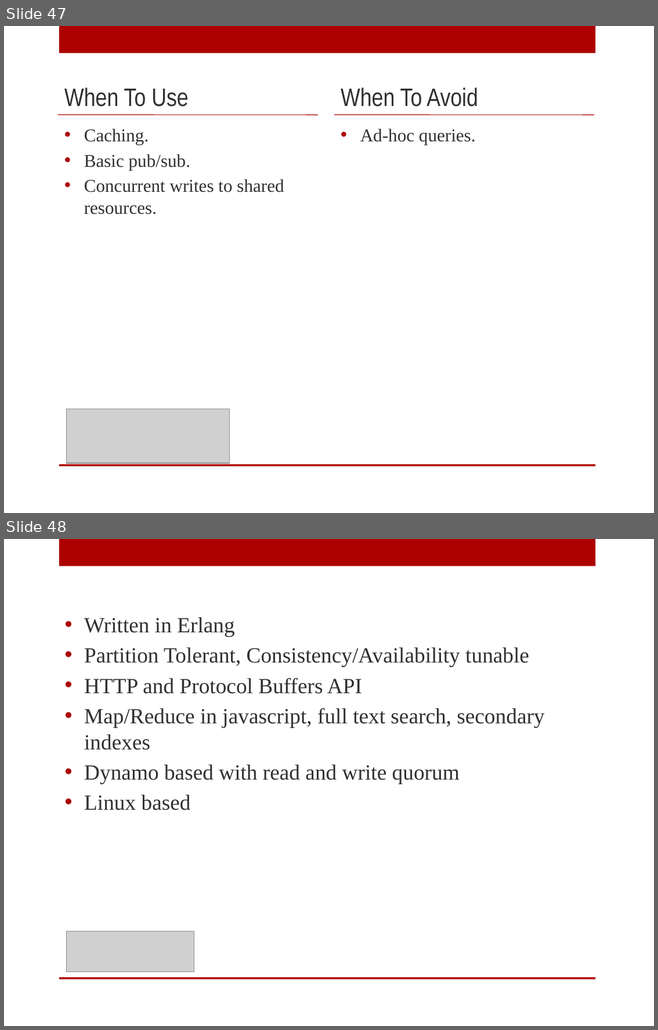
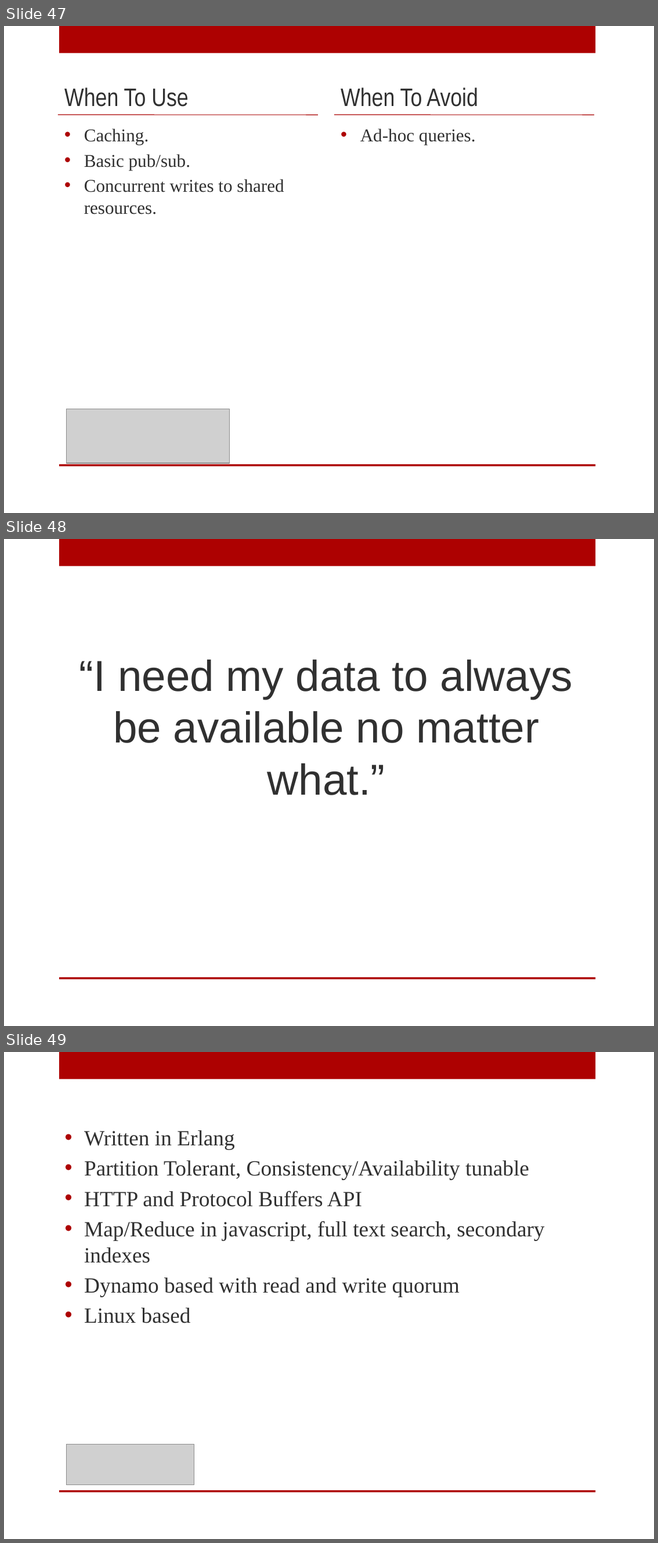
Before and after one commit to digitalBush/nosql-smackdown-talk, a slide deck: nosql-smackdown.pptx. Shown one above the other, each under a label of ours: slides 47 and 48 before the commit, slides 47, 48 and 49 after it. The pictures are 658x1030 and 658x1543 pixels, drawn with LibreOffice and Linux fonts; fonts in the diff are those of the drawing; grey boxes stand for pictures. Boxes give left, top, right and bottom in pixels: in the first picture for what was removed or moved away, otherwise in the second. Text is boxed around its words. In the diff, an @@ line names an element or a change of style, - is before the commit and + after.

```diff
--- a/nosql-smackdown.pptx
+++ b/nosql-smackdown.pptx
@@ slide 48 added at (4,539,654,1026), background #FFFFFF; not listed: 2 template elements that a slide beside it also shows @@
@@ text added at (79,660,572,795), 48 pt, text #303030 @@
+“I need my data to always be available no matter what.”
@@ what was slide 48 is now slide 49 @@
```
Also in this commit, not shown: 6 slides changed, 4 other slides added, 4 slides removed.
